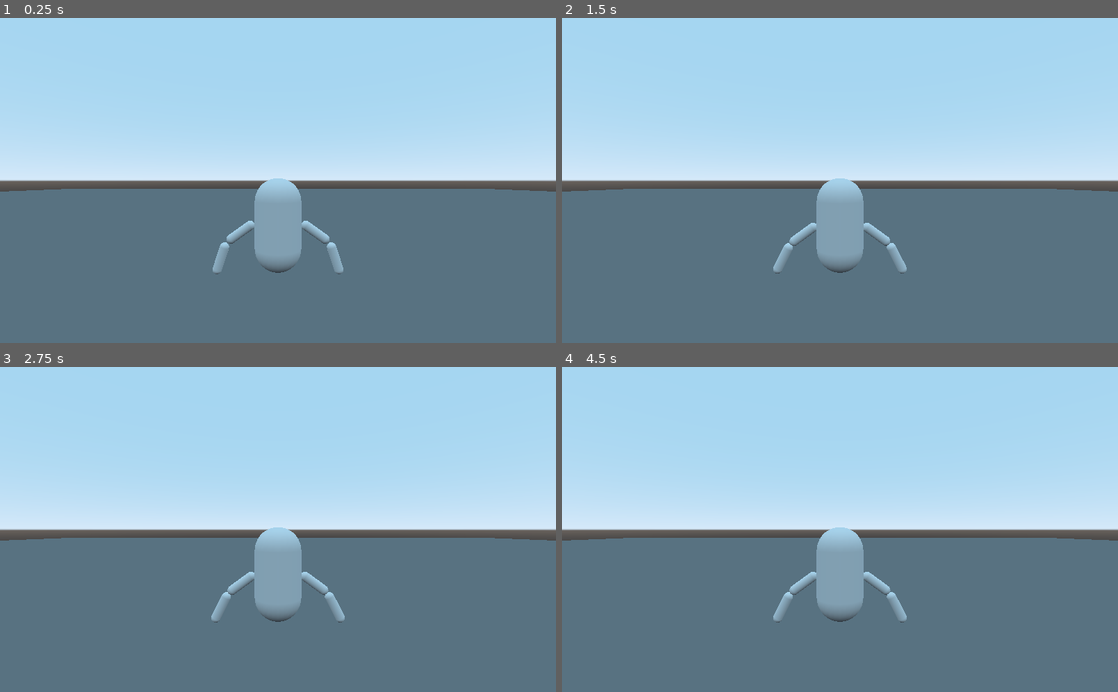
Above: before the commit, frames 1-4 (two rows, left to right).
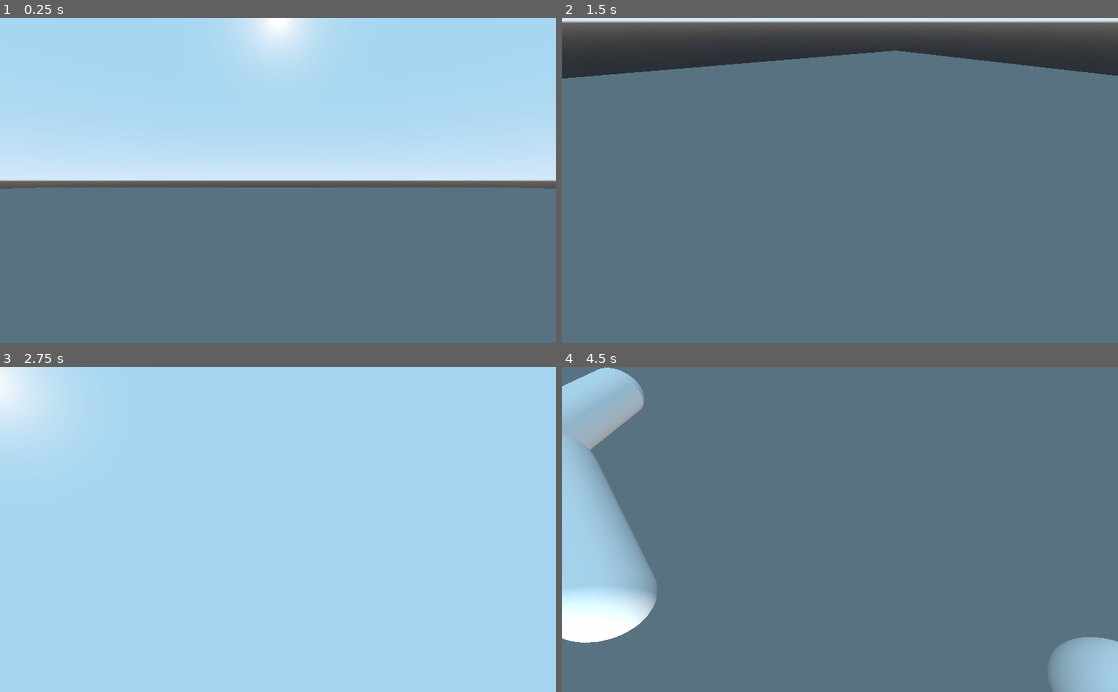
Above: after the commit, the same moments.

Repository: nonk123/Swordfighting
Game: Godot game, scene res://scenes/game.tscn
The game is run twice, just before and just after one commit, with the same random seed, the same clock (stepped at 60 frames per second) and the same inputs.
Inputs (mouse positions are in pixels of both pictures, inside the frame that each line leads up to):
- Up to frame 1 (0.25 s): no input
- Up to frame 2 (1.5 s): move the mouse to (962, 164) at 0.52 s; hold D (move_right, bound only after the commit) 0.53-1.28 s; tap Space (jump, bound only after the commit) at 0.6, 0.77, 1.07, 1.35 s; tap Enter at 1.25 s; move the mouse to (728, 196) at 1.27 s; hold S (move_backwards, bound only after the commit) from 1.28 s (still down)
- Up to frame 3 (2.75 s): tap Space (jump, bound only after the commit) at 1.52, 1.82, 2.1 s; move the mouse to (333, 458) at 2.02 s; release S (move_backwards, bound only after the commit) at 2.03 s; hold D (move_right, bound only after the commit) from 2.03 s (still down)
- Up to frame 4 (4.5 s): tap R (reset, bound only after the commit) at 2.75, 3.5, 4.15 s; move the mouse to (812, 594) at 2.77 s; release D (move_right, bound only after the commit) at 2.78 s; hold W (move_forwards, bound only after the commit) 2.78-3.53 s; tap Space (jump, bound only after the commit) at 2.85, 3.02, 3.32, 3.6, 3.77, 4.07, 4.35 s; move the mouse to (1006, 578) at 3.52 s; hold A (move_left, bound only after the commit) from 3.53 s (still down); move the mouse to (673, 480) at 4.27 s

The runs differ from the first frame. In frame 1, 4.7% of the frame differs, in the area x 0-100%, y 0-79%; in frame 2, 55%; in frame 3, 60%; in frame 4, 61%, in the area x 0-100%, y 0-100%.

Commit message:
Guy? Make him move
In a very gebastellous manner, too.

Diff:
--- a/entities/player.tscn
+++ b/entities/player.tscn
@@ -1,4 +1,6 @@
-[gd_scene load_steps=5 format=2]
+[gd_scene load_steps=6 format=2]
+
+[ext_resource path="res://scripts/player.gd" type="Script" id=1]
 
 [sub_resource type="CapsuleShape" id=1]
 radius = 0.5
@@ -16,8 +18,12 @@
 
 [node name="Player" type="Spatial"]
 transform = Transform( 1, 0, 0, 0, 1, 0, 0, 0, 1, 0, 1.05072, 0 )
+script = ExtResource( 1 )
 
 [node name="Body" type="KinematicBody" parent="."]
+
+[node name="Camera" type="Camera" parent="Body"]
+transform = Transform( 1, 0, 0, 0, 1, 0, 0, 0, 1, 0, 0.5, 0 )
 
 [node name="Shape" type="CollisionShape" parent="Body"]
 transform = Transform( 1, 0, 0, 0, -1.62921e-07, -1, 0, 1, -1.62921e-07, 0, 0, 0 )
--- a/project.godot
+++ b/project.godot
@@ -19,6 +19,44 @@
 run/main_scene="res://scenes/game.tscn"
 config/icon="res://icon.png"
 
+[input]
+
+move_forwards={
+"deadzone": 0.5,
+"events": [ Object(InputEventKey,"resource_local_to_scene":false,"resource_name":"","device":0,"alt":false,"shift":false,"control":false,"meta":false,"command":false,"pressed":false,"scancode":87,"unicode":0,"echo":false,"script":null)
+ ]
+}
+move_backwards={
+"deadzone": 0.5,
+"events": [ Object(InputEventKey,"resource_local_to_scene":false,"resource_name":"","device":0,"alt":false,"shift":false,"control":false,"meta":false,"command":false,"pressed":false,"scancode":83,"unicode":0,"echo":false,"script":null)
+ ]
+}
+move_left={
+"deadzone": 0.5,
+"events": [ Object(InputEventKey,"resource_local_to_scene":false,"resource_name":"","device":0,"alt":false,"shift":false,"control":false,"meta":false,"command":false,"pressed":false,"scancode":65,"unicode":0,"echo":false,"script":null)
+ ]
+}
+move_right={
+"deadzone": 0.5,
+"events": [ Object(InputEventKey,"resource_local_to_scene":false,"resource_name":"","device":0,"alt":false,"shift":false,"control":false,"meta":false,"command":false,"pressed":false,"scancode":68,"unicode":0,"echo":false,"script":null)
+ ]
+}
+jump={
+"deadzone": 0.5,
+"events": [ Object(InputEventKey,"resource_local_to_scene":false,"resource_name":"","device":0,"alt":false,"shift":false,"control":false,"meta":false,"command":false,"pressed":false,"scancode":32,"unicode":0,"echo":false,"script":null)
+ ]
+}
+reset={
+"deadzone": 0.5,
+"events": [ Object(InputEventKey,"resource_local_to_scene":false,"resource_name":"","device":0,"alt":false,"shift":false,"control":false,"meta":false,"command":false,"pressed":false,"scancode":82,"unicode":0,"echo":false,"script":null)
+ ]
+}
+quit={
+"deadzone": 0.5,
+"events": [ Object(InputEventKey,"resource_local_to_scene":false,"resource_name":"","device":0,"alt":false,"shift":false,"control":false,"meta":false,"command":false,"pressed":false,"scancode":16777217,"unicode":0,"echo":false,"script":null)
+ ]
+}
+
 [rendering]
 
 environment/default_environment="res://default_env.tres"
--- a/scenes/game.tscn
+++ b/scenes/game.tscn
@@ -17,7 +17,8 @@
 
 [node name="Sun" type="DirectionalLight" parent="."]
 
-[node name="Camera" type="Camera" parent="."]
-transform = Transform( -1, 0, -3.25841e-07, 0, 1, 0, 3.25841e-07, 0, -1, 0, 2, -5 )
+[node name="Players" type="Spatial" parent="."]
+transform = Transform( 1, 0, 0, 0, 1, 0, 0, 0, 1, 0, 1, 0 )
 
-[node name="Player" parent="." instance=ExtResource( 1 )]
+[node name="Player" parent="Players" instance=ExtResource( 1 )]
+transform = Transform( 1, 0, 0, 0, 1, 0, 0, 0, 1, 0, 0, 0 )
--- /dev/null
+++ b/scripts/player.gd
@@ -0,0 +1,78 @@
+extends Spatial
+
+
+# Character's movement speed in m/s.
+export(float) var movement_speed = 5.0
+
+# Give this big of a push when jumping. In m/s.
+export(float) var jump_power = 10.0
+
+# Gravity in m * s^(-2). Positive = pull down.
+export(float) var gravity = 9.8
+
+export(float) var mouse_sensitivity = 0.02
+
+var velocity = Vector3.ZERO
+
+onready var body = $Body
+
+onready var camera = $Body/Camera
+
+
+func _ready():
+	Input.set_mouse_mode(Input.MOUSE_MODE_CAPTURED)
+
+
+func _input(event):
+	if event is InputEventMouseMotion:
+		var rotation = event.relative * mouse_sensitivity
+		body.rotate_y(-rotation.x)
+		camera.rotate_x(-rotation.y)
+
+		camera.rotation.x = clamp(camera.rotation.x, -PI / 2.0, PI / 2.0)
+
+
+func _physics_process(delta):
+	velocity.y -= gravity * delta
+
+	# Give absolutely no control when mid-air.
+	if body.is_on_floor():
+		var horizontal = get_horizontal_movement()
+		velocity.x = horizontal.x
+		velocity.z = horizontal.y
+
+		if Input.is_action_just_pressed("jump"):
+			velocity.y = jump_power
+
+	velocity = body.move_and_slide(velocity, Vector3.UP)
+
+
+func _process(_delta):
+	if Input.is_action_just_pressed("reset"):
+		body.translation = Vector3.ZERO
+
+	if Input.is_action_just_pressed("quit"):
+		get_tree().quit(0)
+
+
+# Return movement in the XZ plane.
+func get_horizontal_movement():
+	var horizontal = Vector2.ZERO
+
+	if Input.is_action_pressed("move_forwards"):
+		# Forwards is negative Z.
+		horizontal.y -= movement_speed
+
+	if Input.is_action_pressed("move_backwards"):
+		horizontal.y += movement_speed
+
+	if Input.is_action_pressed("move_left"):
+		horizontal.x -= movement_speed
+
+	if Input.is_action_pressed("move_right"):
+		horizontal.x += movement_speed
+
+	# Ensure proper alignment.
+	horizontal = horizontal.rotated(-body.rotation.y)
+
+	return horizontal
